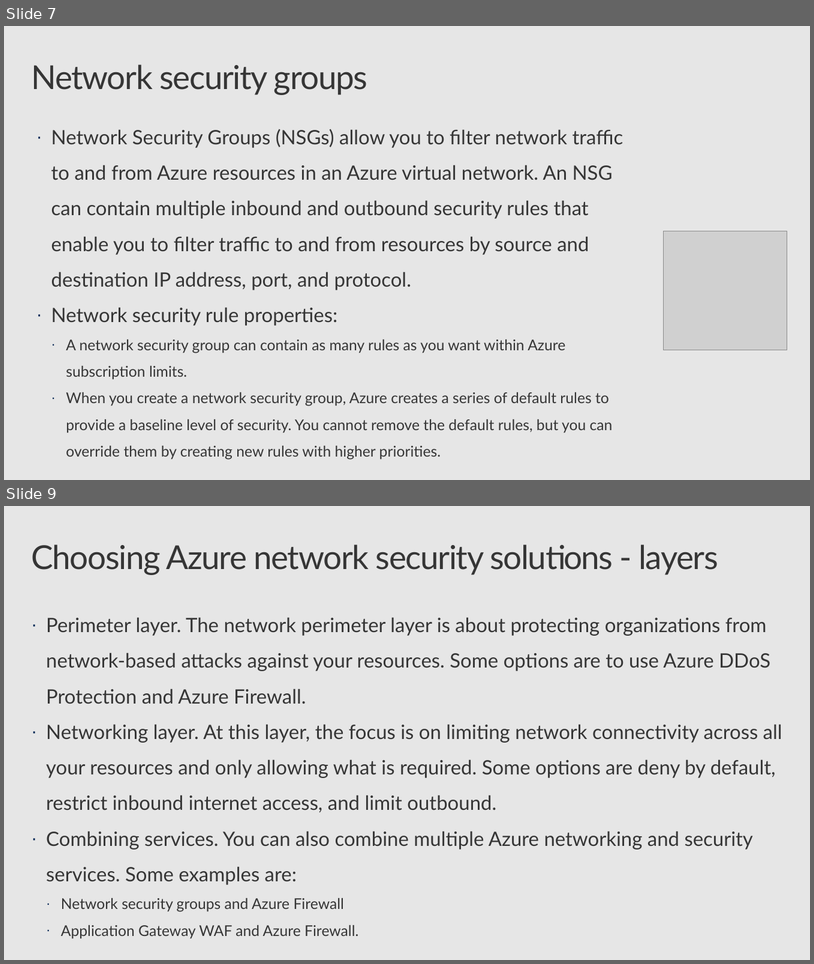
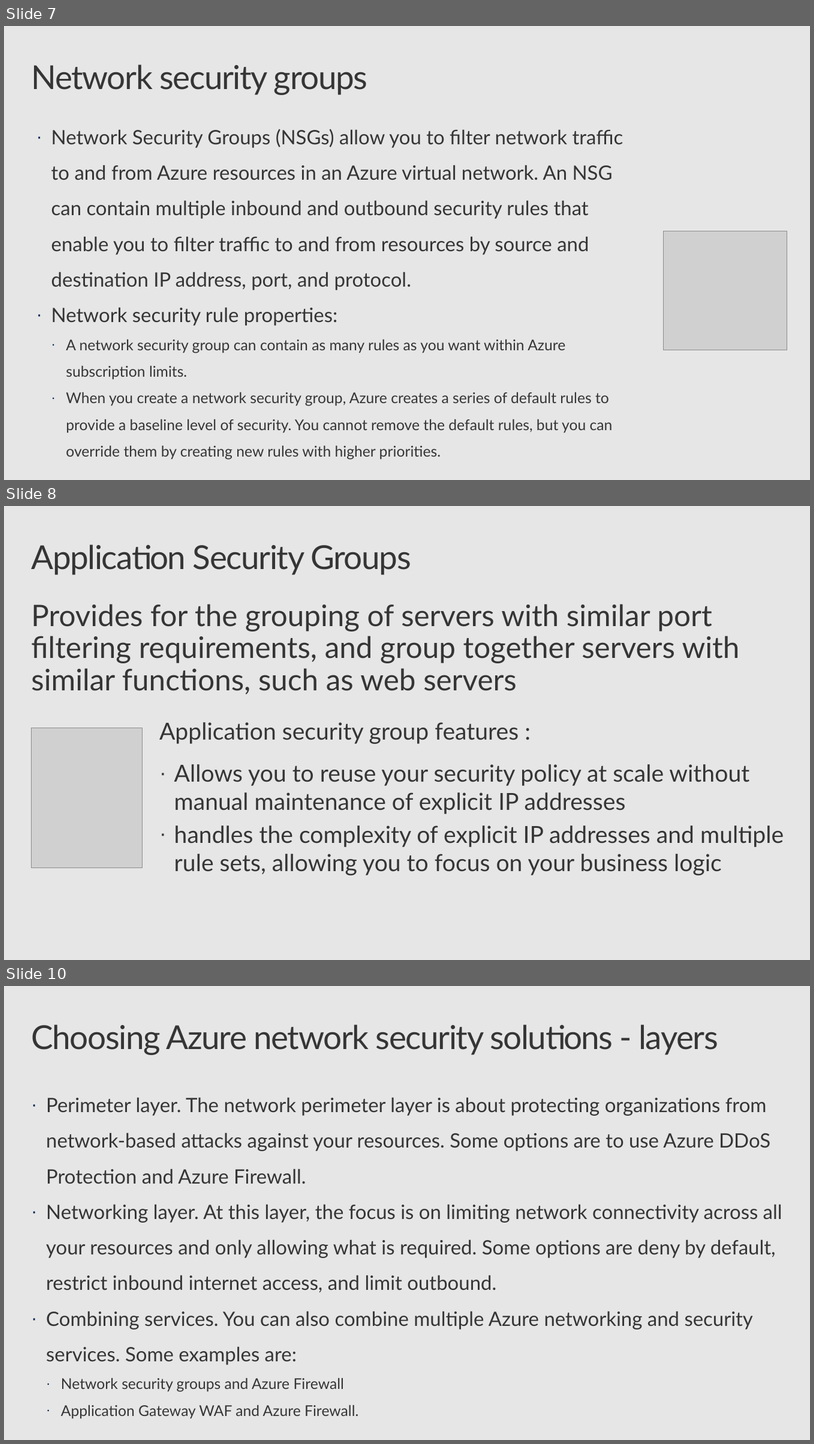
Before and after one commit to CSA-OCP-GER/azure-fundamentals-v2, a slide deck: 3_security-compliance-trust/3_security-compliance-trust.pptx. Shown one above the other, each under a label of ours: slides 7 and 9 before the commit, slides 7, 8 and 10 after it; the slides between them are not shown. The pictures are 814x964 and 814x1444 pixels, drawn with LibreOffice and Linux fonts; fonts in the diff are those of the drawing; grey boxes stand for pictures; background and template pictures are left out. Boxes give left, top, right and bottom in pixels: in the first picture for what was removed or moved away, otherwise in the second. Text is boxed around its words. In the diff, an @@ line names an element or a change of style, - is before the commit and + after.

```diff
--- a/3_security-compliance-trust/3_security-compliance-trust.pptx
+++ b/3_security-compliance-trust/3_security-compliance-trust.pptx
@@ slide 8 added at (4, 506, 810, 960), background #E6E6E6 @@
@@ title added at (31, 544, 411, 575), 40 pt, text #353535 @@
+Application Security Groups
@@ text added at (31, 604, 740, 694), 36 pt, text #353535 @@
+Provides for the grouping of servers with similar port filtering requirements, and group together servers with similar functions, such as web servers
@@ picture added at (31, 728, 142, 868) @@
@@ text added at (159, 722, 784, 875), 28.6 pt, text #353535 @@
+Application security group features :
+· Allows you to reuse your security policy at scale without manual maintenance of explicit IP addresses
+· handles the complexity of explicit IP addresses and multiple rule sets, allowing you to focus on your business logic
@@ what was slide 9 is now slide 10 @@
```
Also in this commit, not shown: 4 slides changed, 7 other slides added, 4 slides removed, 1 other file.
